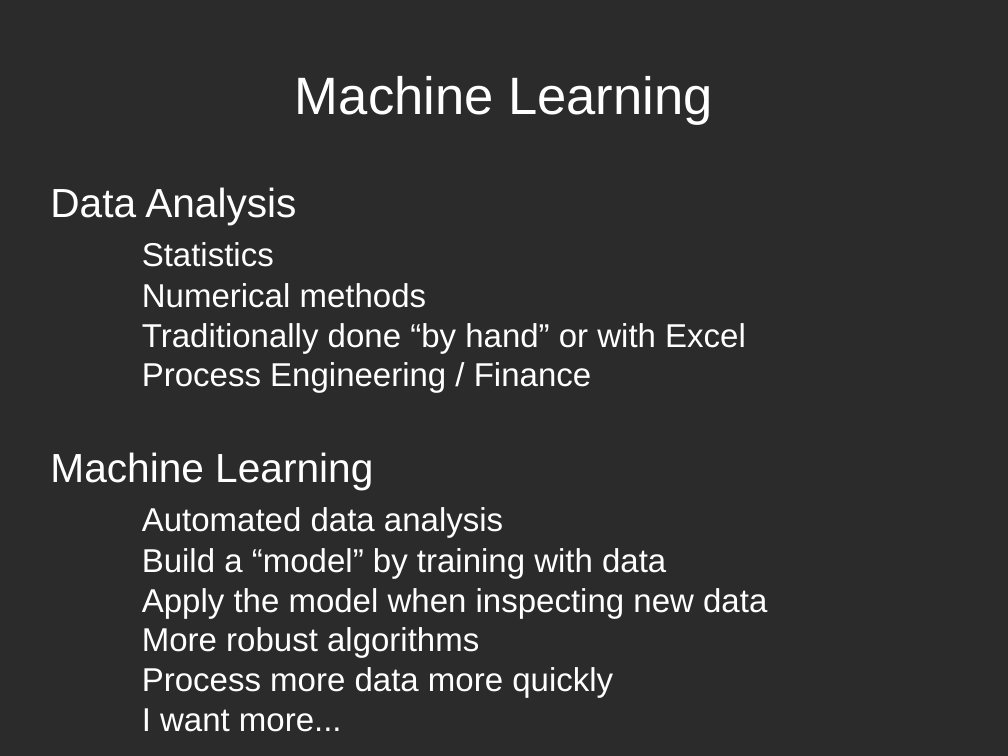
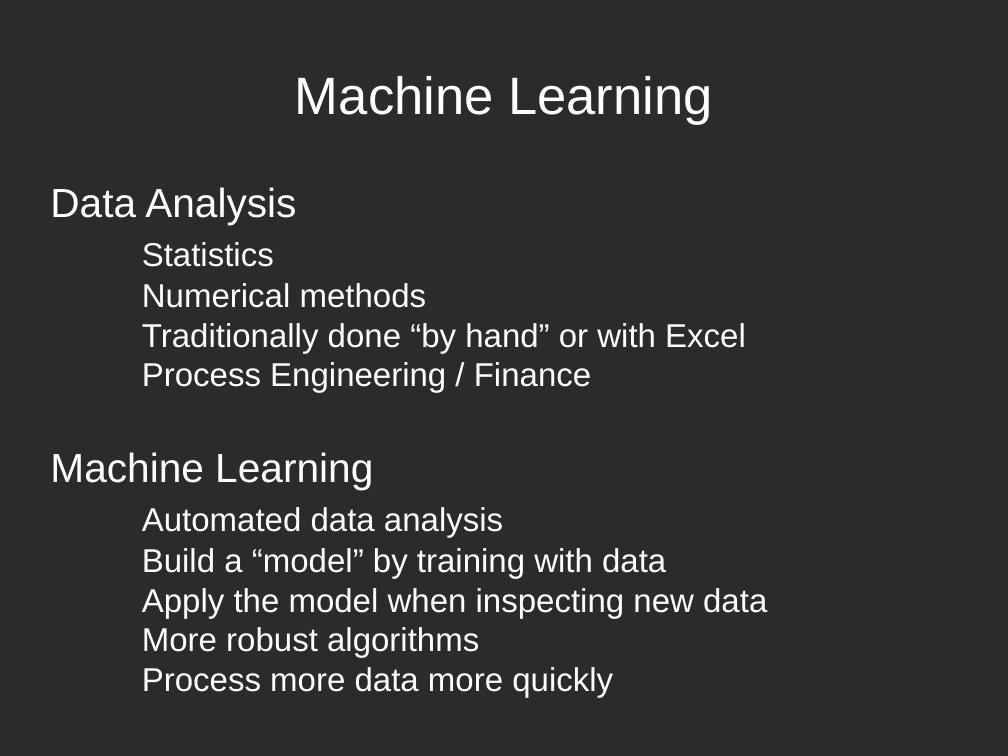
Before and after one commit to adam-lafontaine/AugmentedAI, a slide deck: slide 1 of readme.odp. Drawn at 1008x756 pixels with LibreOffice and Linux fonts; fonts in the diff are those of the drawing; background and template pictures are left out; a plain dark background stands for a picture behind light text. Boxes give left, top, right and bottom in pixels: in the first picture for what was removed or moved away, otherwise in the second. Text is boxed around its words. In the diff, an @@ line names an element or a change of style, - is before the commit and + after.

```diff
--- a/readme.odp
+++ b/readme.odp
@@ subtitle at box(142, 708, 342, 732): paragraph removed @@
-I want more...
```
Also in this commit, not shown: 1 other slide changed, 2 other files.
